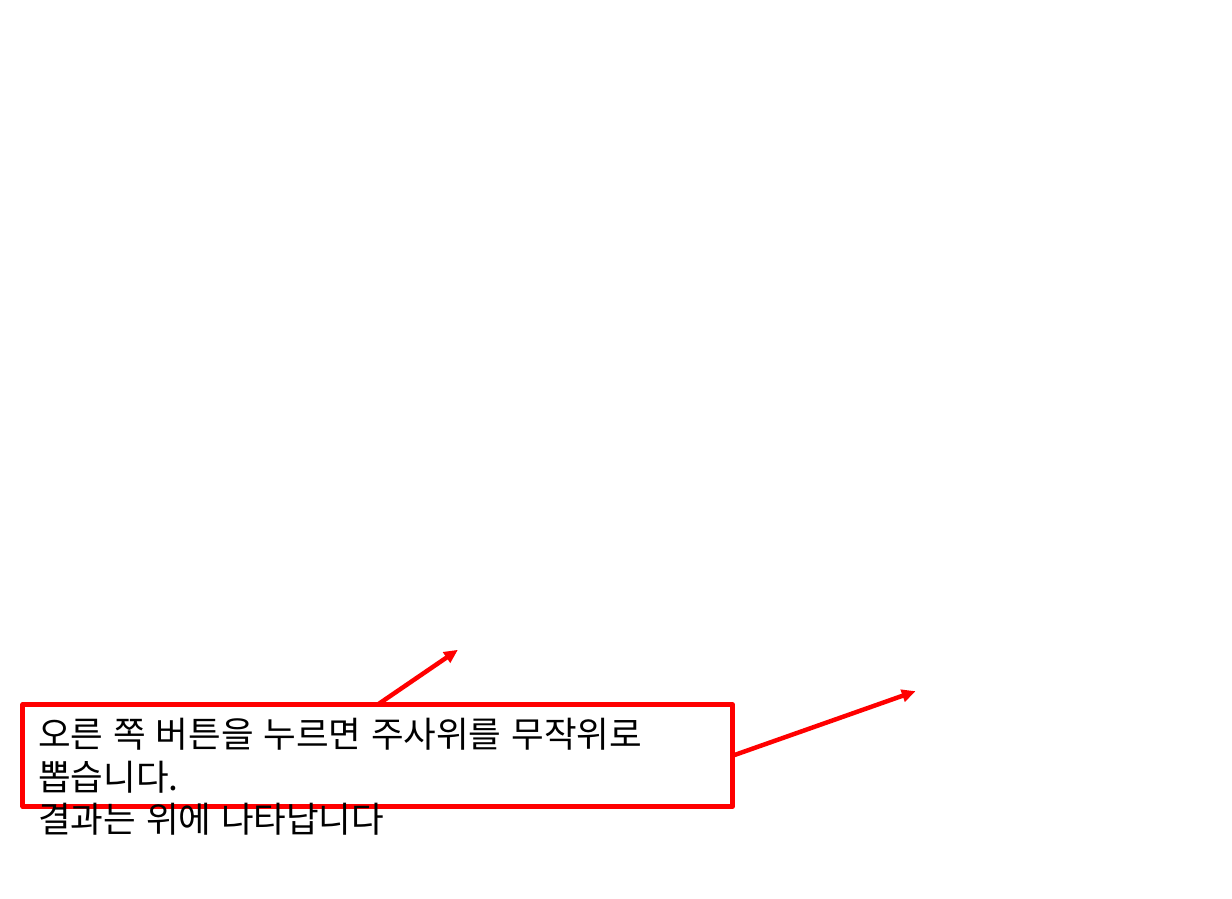
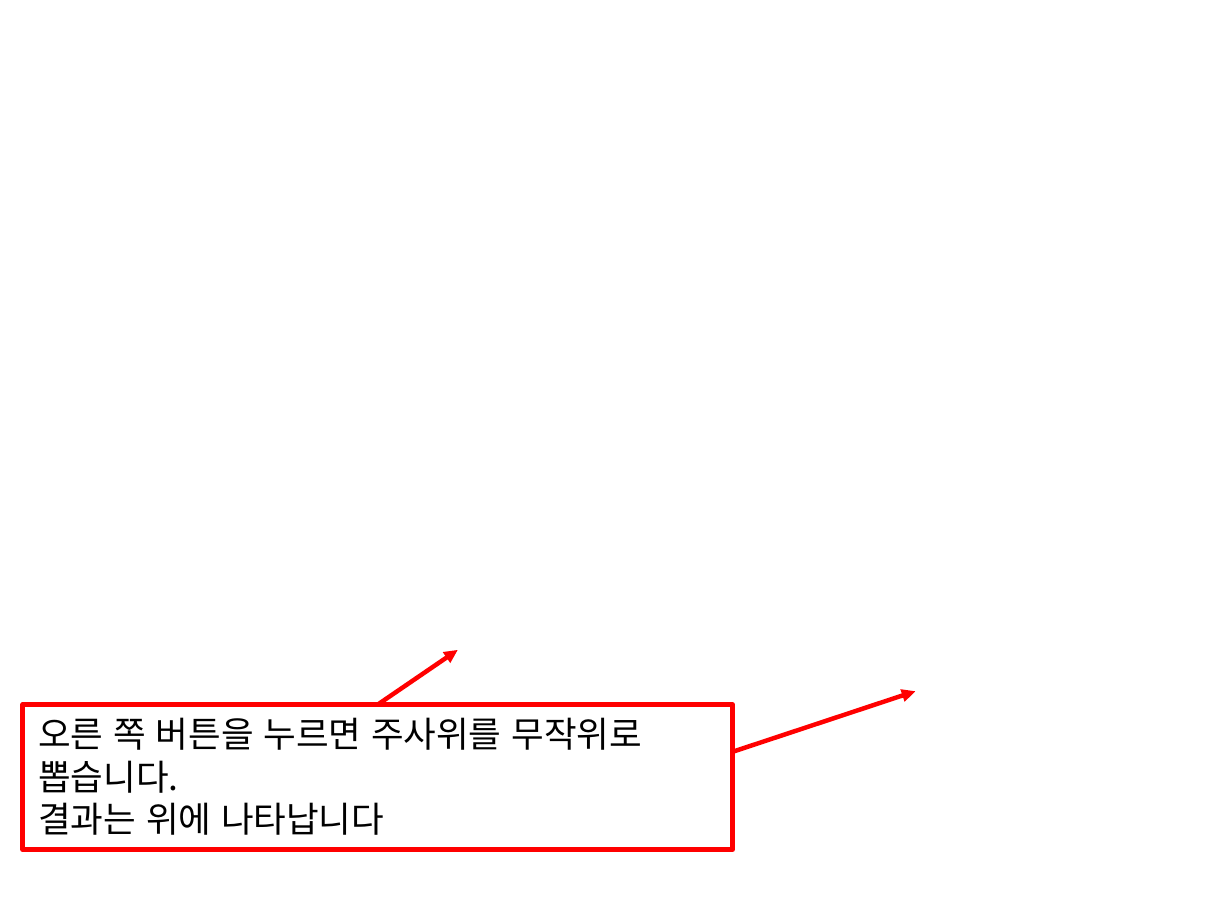
Before and after one commit to TeamAkatsuki/Kimgh, a slide deck: slide 2 of Python/PycharmGUIProjects/asdf.pptx. Drawn at 1232x899 pixels with LibreOffice and Linux fonts; fonts in the diff are those of the drawing; background and template pictures are left out. Boxes give left, top, right and bottom in pixels: in the first picture for what was removed or moved away, otherwise in the second. Text is boxed around its words. In the diff, an @@ line names an element or a change of style, - is before the commit and + after.

```diff
--- a/Python/PycharmGUIProjects/asdf.pptx
+++ b/Python/PycharmGUIProjects/asdf.pptx
@@ rectangle "오른 쪽 버튼을 누르면 주사위를 ...": place and size @@
-rectangle "오른 쪽 버튼을 누르면 주사위를 ..." at (22,705,732,807)
+rectangle "오른 쪽 버튼을 누르면 주사위를 ..." at (22,705,732,850)
@@ arrow moved from (733, 756) - (916, 692) to (733, 751) - (916, 692) @@
```
Also in this commit, not shown: 1 other file.
